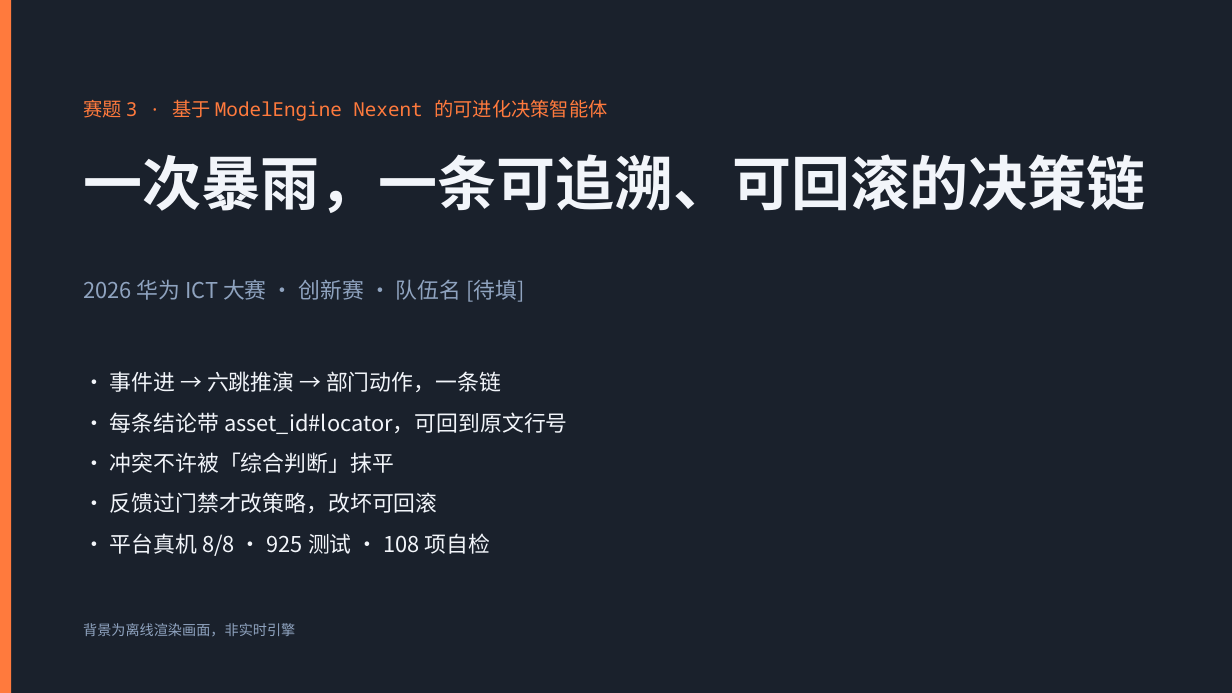
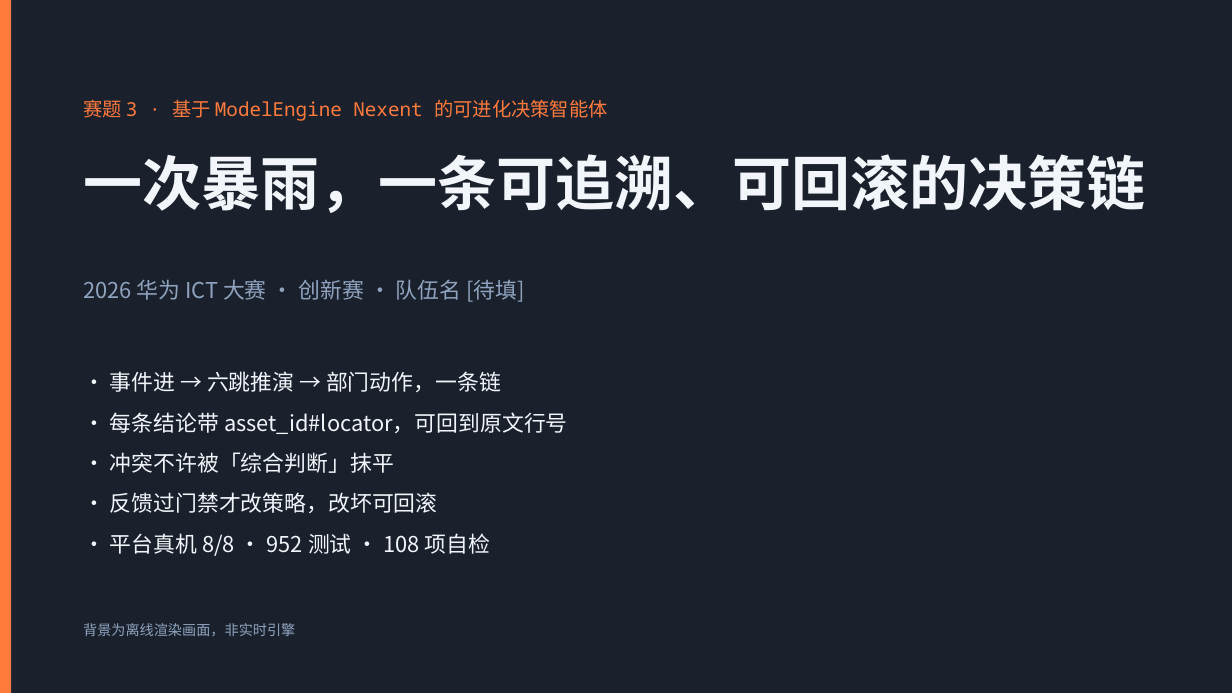
Before and after one commit to May18th/ICT, a slide deck: slide 1 of docs/competition/初赛答辩-PPT-v0.1.pptx. Drawn at 1232x693 pixels with LibreOffice and Linux fonts; fonts in the diff are those of the drawing; background and template pictures are left out; a plain dark background stands for a picture behind light text. Boxes give left, top, right and bottom in pixels: in the first picture for what was removed or moved away, otherwise in the second. Text is boxed around its words. In the diff, an @@ line names an element or a change of style, - is before the commit and + after.

```diff
--- a/docs/competition/初赛答辩-PPT-v0.1.pptx
+++ b/docs/competition/初赛答辩-PPT-v0.1.pptx
@@ text at [110, 533, 491, 556]: text changed @@
-· 平台真机 8/8 · 925 测试 · 108 项自检
+· 平台真机 8/8 · 952 测试 · 108 项自检
```
Also in this commit, not shown: 1 other slide changed, 22 other files.
